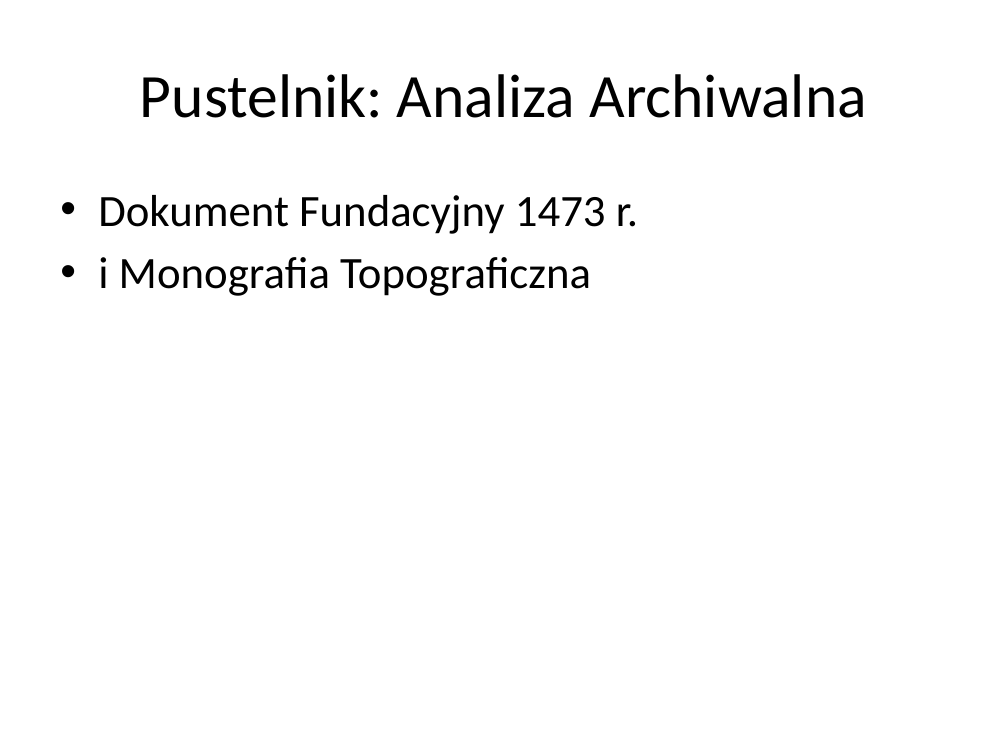
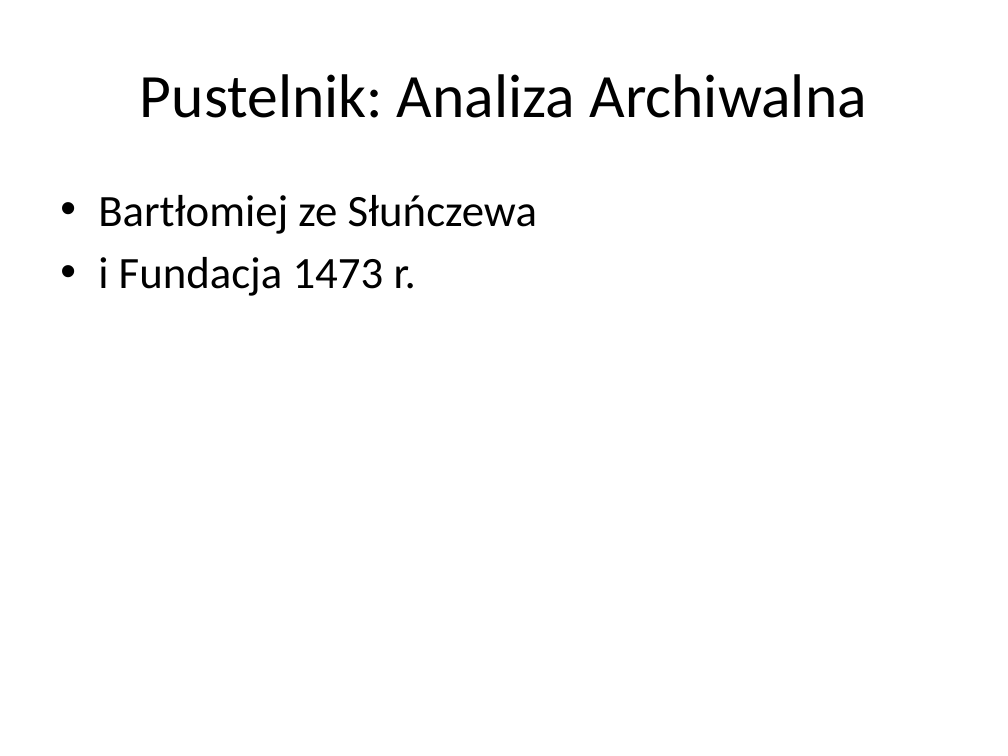
Before and after one commit to lindi2k23-eng/pustel, a slide deck: slide 1 of Analiza_Historyczno-Badawcza_Najnowszego Pustelnika170520266.pptx. Drawn at 1008x756 pixels with LibreOffice and Linux fonts; fonts in the diff are those of the drawing. Boxes give left, top, right and bottom in pixels: in the first picture for what was removed or moved away, otherwise in the second. Text is boxed around its words. In the diff, an @@ line names an element or a change of style, - is before the commit and + after.

```diff
--- a/Analiza_Historyczno-Badawcza_Najnowszego Pustelnika170520266.pptx
+++ b/Analiza_Historyczno-Badawcza_Najnowszego Pustelnika170520266.pptx
@@ text at <box>98,195,537,296</box>: text changed @@
-• Dokument Fundacyjny 1473 r.
-• i Monografia Topograficzna
+• Bartłomiej ze Słuńczewa
+• i Fundacja 1473 r.
```
Also in this commit, not shown: 3 other slides changed, 1 slide added, 2 slides removed, 2 other files.
